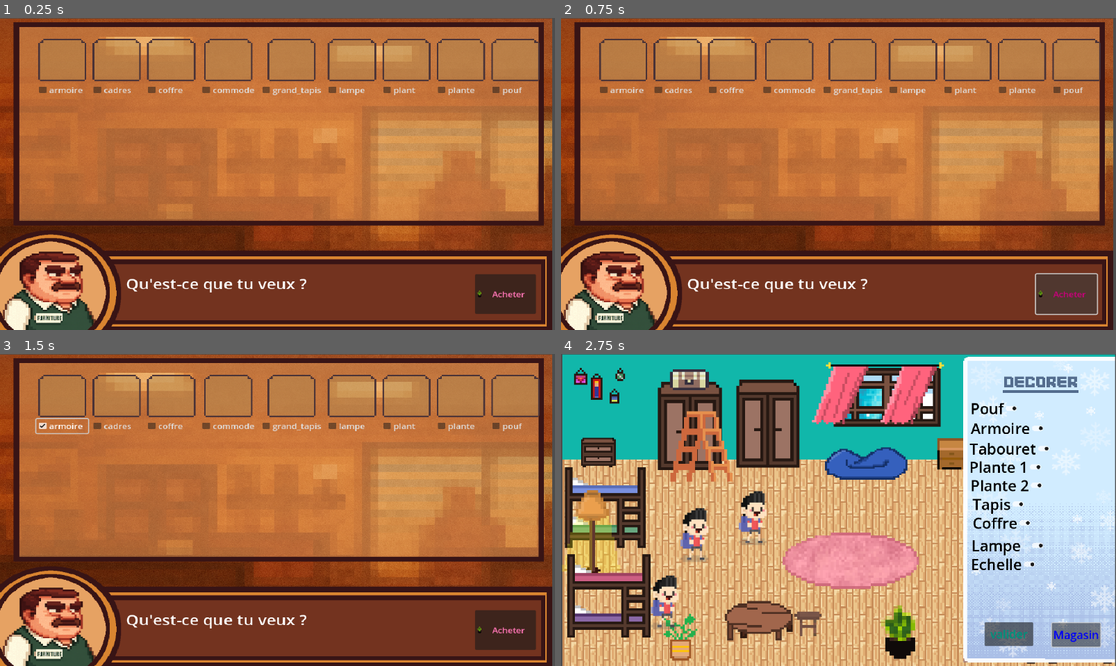
Above: before the commit, frames 1-4 (two rows, left to right).
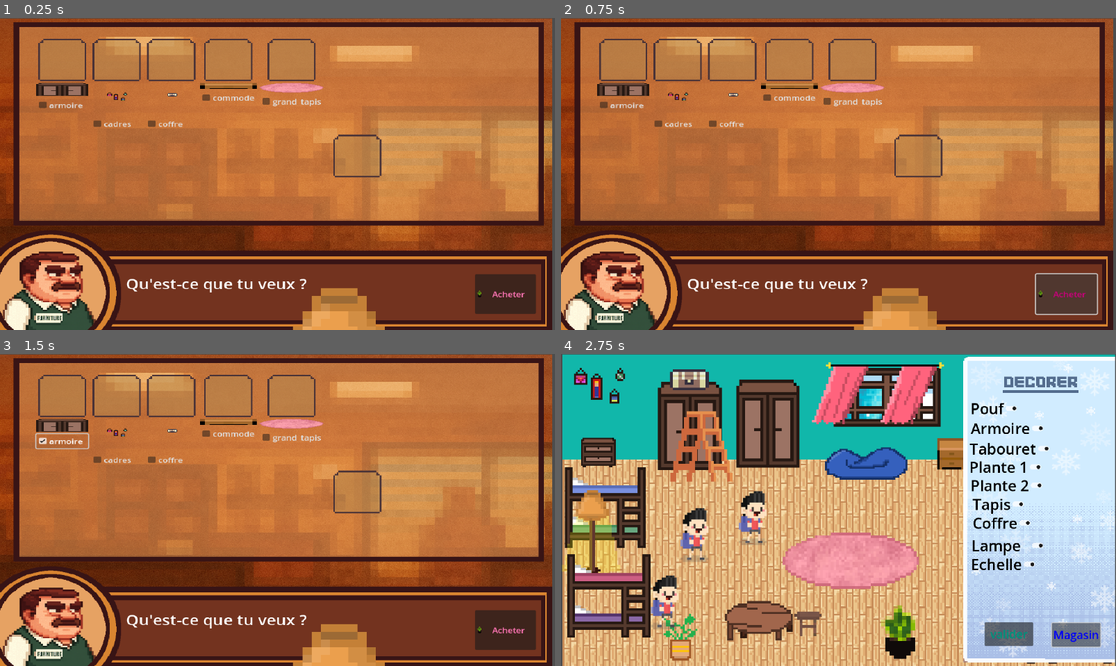
Above: after the commit, the same moments.

Repository: Eliralepas/jeu-serieux
Game: Godot game, scene res://scenes/Magasin.tscn
Same seed, same stepped clock (60 frames per second), same inputs: the game is played once before the commit and once after it. This scene is started directly instead of the project's main scene.
Inputs:
- Up to frame 1 (0.25 s): no input
- Up to frame 2 (0.75 s): click "Acheter" at 0.5 s
- Up to frame 3 (1.5 s): click "armoire" at 1.25 s
- Up to frame 4 (2.75 s): click "Magasin" at 2 s

The runs differ from the first frame. In frame 1, 4.8% of the frame differs, in the area x 6-98%, y 6-100%; in frame 2, 4.8%; in frame 3, 4.9%; in frame 4, nothing differs.

Commit message:
debut de l'ajout des images des objets dans le magasin

Diff:
--- a/scenes/grahics.tscn
+++ b/scenes/dortoir.tscn
@@ -1,40 +1,40 @@
 [gd_scene load_steps=31 format=4 uid="uid://tkfdjvhjr1ak"]
 
-[ext_resource type="Texture2D" uid="uid://bew1gjq3gw3by" path="res://images/objets/petit_tapis.png" id="1_q8fnq"]
-[ext_resource type="Script" uid="uid://cnm5p7imtopu7" path="res://scripts/grahics.gd" id="1_xkn22"]
-[ext_resource type="Texture2D" uid="uid://dlif2ft3hck1v" path="res://images/objets/grand_tapis.png" id="2_8u11d"]
-[ext_resource type="Texture2D" uid="uid://becjw0gsaaolm" path="res://images/SOL/milieu.png" id="3_u3qfv"]
-[ext_resource type="Texture2D" uid="uid://x4rfw4pjiumt" path="res://images/SOL/mur.png" id="4_miur2"]
-[ext_resource type="Texture2D" uid="uid://bqm07xplqtqfa" path="res://images/objets/tabouret.png" id="5_xkn22"]
-[ext_resource type="Texture2D" uid="uid://670i8dul05w3" path="res://images/objets/lampe.png" id="6_55sy8"]
-[ext_resource type="Texture2D" uid="uid://c6yk8tq1yorft" path="res://images/objets/table.png" id="6_kg6df"]
-[ext_resource type="Texture2D" uid="uid://xvcjx35tca1k" path="res://images/objets/pouf.png" id="7_v5wty"]
-[ext_resource type="Texture2D" uid="uid://dqyo0j2q7vahi" path="res://images/objets/echelle.png" id="8_55sy8"]
-[ext_resource type="Texture2D" uid="uid://dcqc70iuw7ehs" path="res://images/objets/fenetres.png" id="9_qrgxg"]
-[ext_resource type="Texture2D" uid="uid://cvcfluf1x6yir" path="res://images/objets/litsss.png" id="10_h626l"]
-[ext_resource type="Texture2D" uid="uid://ltio6m3ci05w" path="res://images/objets/cadres.png" id="11_qrgxg"]
-[ext_resource type="Texture2D" uid="uid://cy2avbbdm4aua" path="res://images/objets/litss.png" id="11_tc5pd"]
-[ext_resource type="Texture2D" uid="uid://dqa41nn1meilq" path="res://images/objets/lits.png" id="12_vhoup"]
-[ext_resource type="Texture2D" uid="uid://brbdrunvr4mc5" path="res://images/objets/lit.png" id="13_vh6yv"]
-[ext_resource type="Texture2D" uid="uid://dvg4ivoyt5akj" path="res://images/objets/armoire.png" id="14_50fd6"]
-[ext_resource type="Texture2D" uid="uid://c66ycqdg3bvg" path="res://images/objets/tiroires.png" id="15_8llas"]
-[ext_resource type="Texture2D" uid="uid://l64hotul1wy2" path="res://images/objets/commode.png" id="16_vstbb"]
-[ext_resource type="Texture2D" uid="uid://b143tvms3bb6g" path="res://images/objets/plante.png" id="17_4jixw"]
-[ext_resource type="Texture2D" uid="uid://bes78ig7y1pxo" path="res://images/objets/plant.png" id="18_cov5p"]
-[ext_resource type="Texture2D" uid="uid://wnqj4fijloxs" path="res://images/objets/coffre.png" id="18_h626l"]
-[ext_resource type="Texture2D" uid="uid://m4it33exsaip" path="res://images/persos/pnj.png" id="19_8u11d"]
-[ext_resource type="PackedScene" uid="uid://ch4cj4idb4k6u" path="res://scenes/rideaux.tscn" id="20_u3qfv"]
-[ext_resource type="PackedScene" uid="uid://desayygj01mym" path="res://scenes/menu.tscn" id="22_kg6df"]
-[ext_resource type="AudioStream" uid="uid://dioknkfs7vb5c" path="res://musique/background.mp3" id="26_h626l"]
-[ext_resource type="AudioStream" uid="uid://db351d17gu0mw" path="res://musique/door_opening.ogg" id="27_tc5pd"]
+[ext_resource type="Script" uid="uid://cnm5p7imtopu7" path="res://scripts/grahics.gd" id="1_ymbn0"]
+[ext_resource type="Texture2D" uid="uid://becjw0gsaaolm" path="res://images/SOL/milieu.png" id="2_i14qx"]
+[ext_resource type="Texture2D" uid="uid://x4rfw4pjiumt" path="res://images/SOL/mur.png" id="3_4rpd6"]
+[ext_resource type="Texture2D" uid="uid://bew1gjq3gw3by" path="res://images/objets/petit_tapis.png" id="4_kw1nf"]
+[ext_resource type="Texture2D" uid="uid://dlif2ft3hck1v" path="res://images/objets/grand_tapis.png" id="5_xklu0"]
+[ext_resource type="Texture2D" uid="uid://670i8dul05w3" path="res://images/objets/lampe.png" id="6_q3xur"]
+[ext_resource type="Texture2D" uid="uid://bqm07xplqtqfa" path="res://images/objets/tabouret.png" id="7_mwhl8"]
+[ext_resource type="Texture2D" uid="uid://c6yk8tq1yorft" path="res://images/objets/table.png" id="8_tcmj6"]
+[ext_resource type="Texture2D" uid="uid://xvcjx35tca1k" path="res://images/objets/pouf.png" id="9_roq1s"]
+[ext_resource type="Texture2D" uid="uid://dqyo0j2q7vahi" path="res://images/objets/echelle.png" id="10_8bt8c"]
+[ext_resource type="Texture2D" uid="uid://ltio6m3ci05w" path="res://images/objets/cadres.png" id="11_i5e26"]
+[ext_resource type="Texture2D" uid="uid://dcqc70iuw7ehs" path="res://images/objets/fenetres.png" id="12_evr2y"]
+[ext_resource type="PackedScene" uid="uid://ch4cj4idb4k6u" path="res://scenes/rideaux.tscn" id="13_4u6j5"]
+[ext_resource type="Texture2D" uid="uid://cvcfluf1x6yir" path="res://images/objets/litsss.png" id="14_tdhyv"]
+[ext_resource type="Texture2D" uid="uid://cy2avbbdm4aua" path="res://images/objets/litss.png" id="15_r1gfs"]
+[ext_resource type="Texture2D" uid="uid://dqa41nn1meilq" path="res://images/objets/lits.png" id="16_clij7"]
+[ext_resource type="Texture2D" uid="uid://brbdrunvr4mc5" path="res://images/objets/lit.png" id="17_avkyj"]
+[ext_resource type="Texture2D" uid="uid://wnqj4fijloxs" path="res://images/objets/coffre.png" id="18_k31ff"]
+[ext_resource type="Texture2D" uid="uid://dvg4ivoyt5akj" path="res://images/objets/armoire.png" id="19_fr1s4"]
+[ext_resource type="Texture2D" uid="uid://c66ycqdg3bvg" path="res://images/objets/tiroires.png" id="20_nuj7o"]
+[ext_resource type="Texture2D" uid="uid://l64hotul1wy2" path="res://images/objets/commode.png" id="21_sfvbv"]
+[ext_resource type="Texture2D" uid="uid://bes78ig7y1pxo" path="res://images/objets/plant.png" id="22_q1o74"]
+[ext_resource type="Texture2D" uid="uid://b143tvms3bb6g" path="res://images/objets/plante.png" id="23_i5mv5"]
+[ext_resource type="Texture2D" uid="uid://m4it33exsaip" path="res://images/persos/pnj.png" id="24_erfmb"]
+[ext_resource type="PackedScene" uid="uid://desayygj01mym" path="res://scenes/menu.tscn" id="25_1gu84"]
+[ext_resource type="AudioStream" uid="uid://dioknkfs7vb5c" path="res://musique/background.mp3" id="26_mtqpy"]
+[ext_resource type="AudioStream" uid="uid://db351d17gu0mw" path="res://musique/door_opening.ogg" id="27_3k3hv"]
 
 [sub_resource type="TileSetAtlasSource" id="TileSetAtlasSource_iiou1"]
-texture = ExtResource("3_u3qfv")
+texture = ExtResource("2_i14qx")
 texture_region_size = Vector2i(70, 70)
 0:0/0 = 0
 
 [sub_resource type="TileSetAtlasSource" id="TileSetAtlasSource_otixg"]
-texture = ExtResource("4_miur2")
+texture = ExtResource("3_4rpd6")
 texture_region_size = Vector2i(70, 70)
 0:0/0 = 0
 
--- a/scenes/game.tscn
+++ b/scenes/game.tscn
@@ -1,6 +1,6 @@
 [gd_scene load_steps=3 format=3 uid="uid://copa7qm43aot7"]
 
-[ext_resource type="PackedScene" uid="uid://tkfdjvhjr1ak" path="res://scenes/grahics.tscn" id="1_uwrxv"]
+[ext_resource type="PackedScene" uid="uid://tkfdjvhjr1ak" path="res://scenes/dortoir.tscn" id="1_uwrxv"]
 [ext_resource type="PackedScene" uid="uid://bik4w4rxq76wy" path="res://scenes/pnj.tscn" id="2_yqjtg"]
 
 [node name="Node2D" instance=ExtResource("1_uwrxv")]
--- a/scenes/piece_princiaple.gd
+++ b/scenes/piece_princiaple.gd
@@ -3,4 +3,14 @@
 
 func click_area_dortoir(viewport: Node, event: InputEvent, shape_idx: int) -> void:
 	if event is InputEventMouseButton and event.pressed:
-		get_tree().change_scene_to_file("res://scenes/grahics.tscn")
+		get_tree().change_scene_to_file("res://scenes/dortoir.tscn")
+
+# A SUPRIMER
+func resize(sprite : Sprite2D, texture : TextureRect) :
+	var size : Vector2 = sprite.texture.get_size()
+	var x: float = size.x
+	var y: float = size.y
+	var scale_factor: float = min(x / texture.size.x, y / texture.size.y)
+	sprite.scale = Vector2.ONE / scale_factor
+	texture.add_child(sprite)
+	sprite.position = texture.size/2
--- a/scripts/Magasin.gd
+++ b/scripts/Magasin.gd
@@ -38,16 +38,16 @@
 		grille.columns=1
 
 
-		# Use TextureRect instead of Sprite2D
 		var texture_rect = TextureRect.new()
 		var overlay = TextureRect.new()
 
-		#texture_rect.texture = load("res://images/objets/" + obj + ".png")
-		texture_rect.texture = load("res://images/cadreObjets.png")
+		texture_rect.texture = load("res://images/cadreObjets.png")		#cadres
+		overlay.texture = load("res://images/objets/" + obj + ".png")	#icon des objets
 
 		texture_rect.stretch_mode = TextureRect.STRETCH_KEEP_ASPECT_CENTERED
 		texture_rect.custom_minimum_size = Vector2(96, 96)
 		grille.add_child(texture_rect)
+		grille.add_child(overlay)
 
 
 		# Creer la checkbox
@@ -122,9 +122,15 @@
 			label.text = dialogues[index]
 
 ######################################################################
+#RESIZE DES OBJET DANS LES CADRES
+func resize() ->void:
+	pass;
+
+######################################################################
+
 
 	#LORSQUE LE BOUTON ACHETER EST CLICK
 func _on_button_acheter_pressed() -> void:
 	caisse.play()
 	await get_tree().create_timer(1.10).timeout
-	get_tree().change_scene_to_file("res://scenes/grahics.tscn")
+	get_tree().change_scene_to_file("res://scenes/dortoir.tscn")
Not shown: 7 places in scenes/dortoir.tscn that only renumber resources
